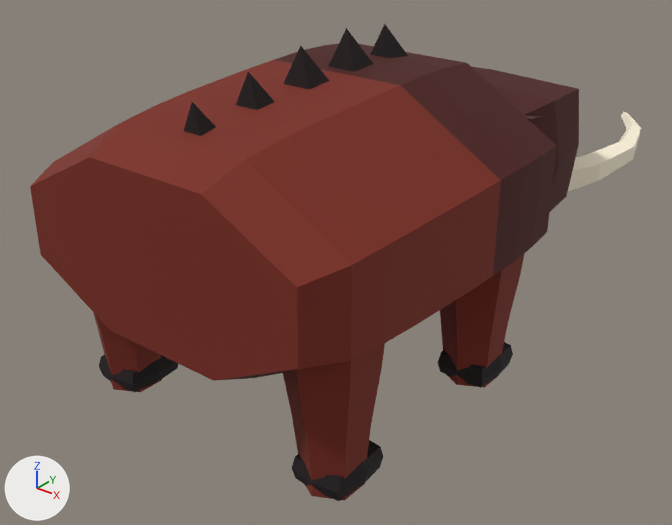
An edit to the glTF model kitten-survivors/assets/models/boar.glb, drawn before and after from the same camera.
Rendered twice from a 50 mm camera at (0.975, -1.257, 0.951) aimed at (-0.048, 0.023, 0.157). The lights are fixed; the arrows at lower left show +X, +Y and +Z. The first picture is the older version.

Names of what the first picture shows: 'boarBody', 'legBackLeft', 'legBackRight', 'legFrontRight'.
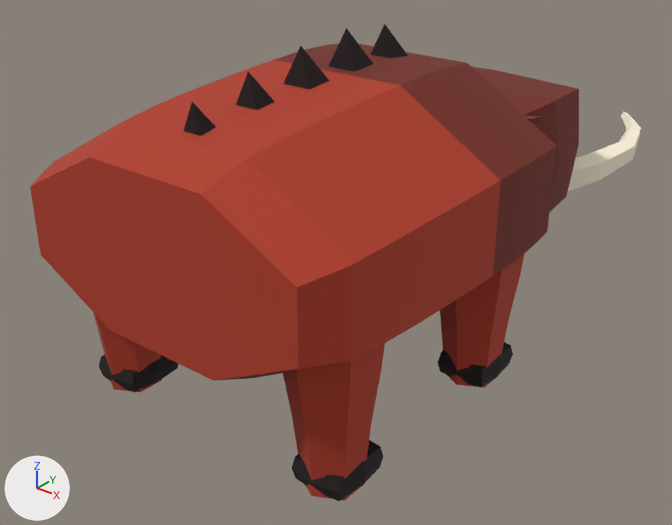
The change in detail:
Material 'boarHide' (mat_boarhide) changes colour from dark red #7a2718 to red #b03a24; in linear values from (0.195, 0.0203, 0.00913) to (0.434, 0.0423, 0.0176).
Material 'boarMantle' (mat_boarmantle) changes colour from dark red #4a1510 to dark red #742a1e; in linear values from (0.0685, 0.0075, 0.00518) to (0.175, 0.0232, 0.013).

Pixel boxes [x1, y1, x2, y2] of what changed, in the pictures (672 x 525 px):
'boarBody', recoloured
    both: [30, 42, 579, 381]
'legBackRight', recoloured (dark red to red)
    both: [283, 343, 385, 500]
'legFrontRight', recoloured (dark red to red)
    both: [440, 253, 525, 388]
'legBackLeft', recoloured (dark red to red)
    both: [93, 312, 178, 392]
